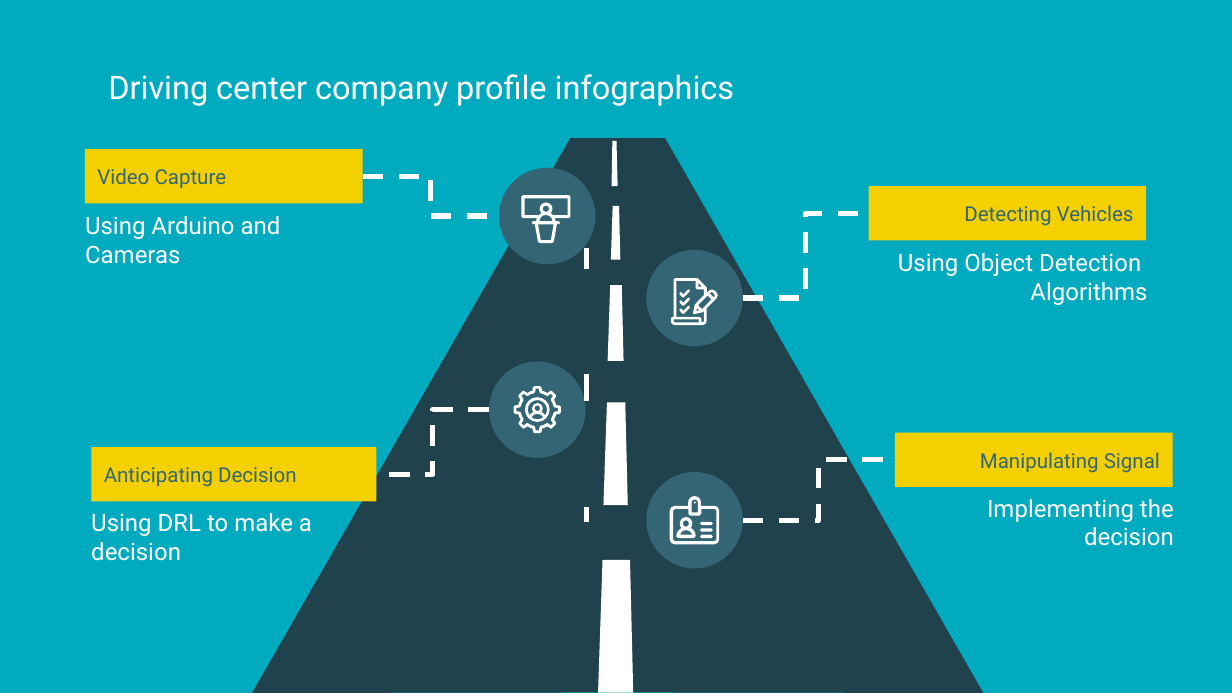
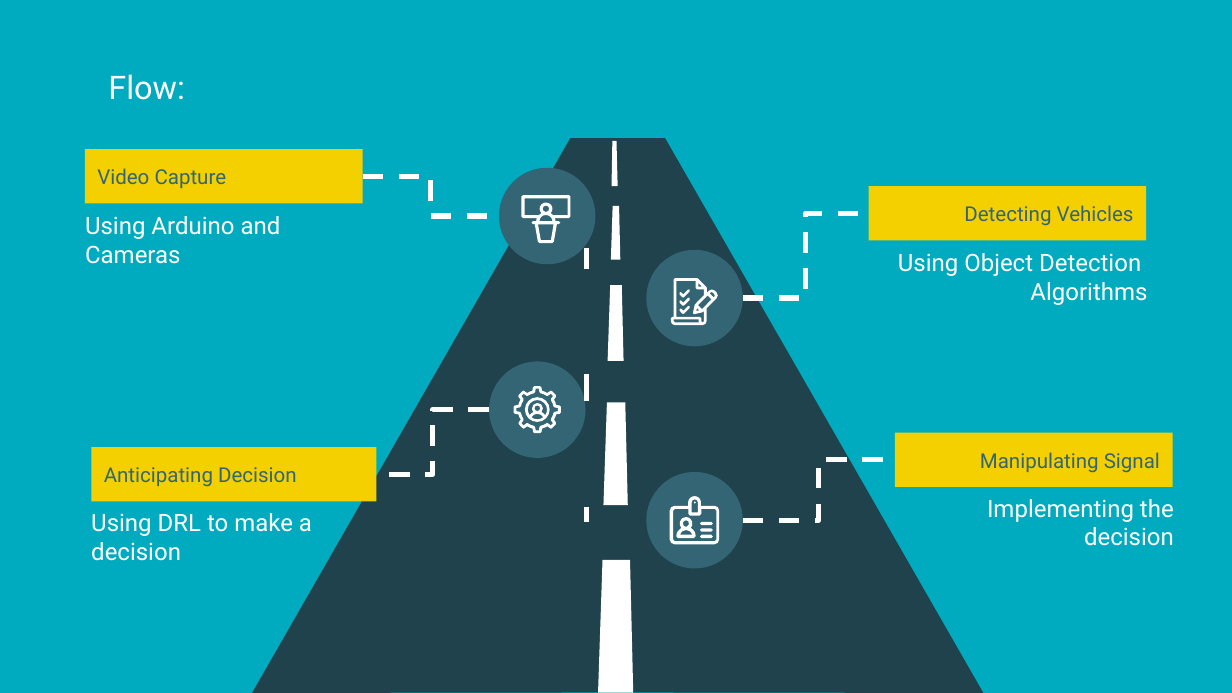
Before and after one commit to Namasivaayam-L/ResearchLab, a slide deck: slide 5 of Automatic Traffic Signal Control System.pptx. Drawn at 1232x693 pixels with LibreOffice and Linux fonts; fonts in the diff are those of the drawing. Boxes give left, top, right and bottom in pixels: in the first picture for what was removed or moved away, otherwise in the second. Text is boxed around its words. In the diff, an @@ line names an element or a change of style, - is before the commit and + after.

Commit message:
Updating PPT

```diff
--- a/Automatic Traffic Signal Control System.pptx
+++ b/Automatic Traffic Signal Control System.pptx
@@ title at bbox=[108, 74, 184, 100]: text changed @@
-Driving center company profile infographics
+Flow:
```
Also in this commit, not shown: 1 other slide changed.
